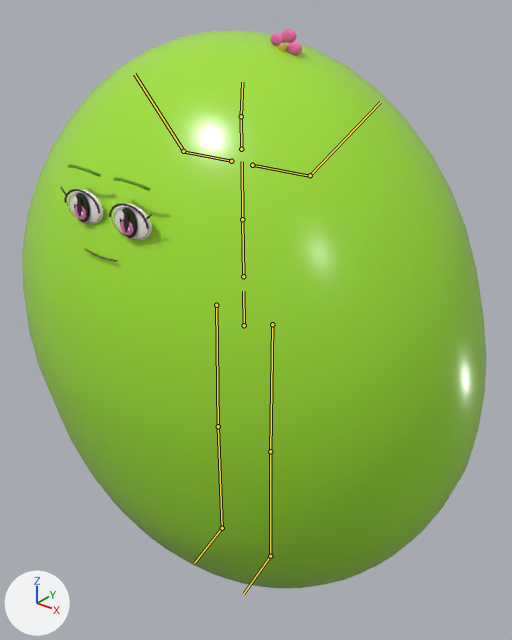
The glTF model output/anime-rigged-catalog-v3/sprout/model.glb: old version first, new version second.
Camera for both pictures: a 50 mm lens placed at (0.995, -1.198, 1.56), pointed at (0.013, 0.03, 0.799). Lighting does not change. The marker at lower left points along +X, +Y and +Z. The first picture is the older version. Both versions are drawn at frame 11 of the action 'level_up'; the numbers are the values there. The bones that change, and the others that lie on the model, are drawn over the model as lines.

Names of what the first picture shows: 'Sprout.SkinnedMesh'.
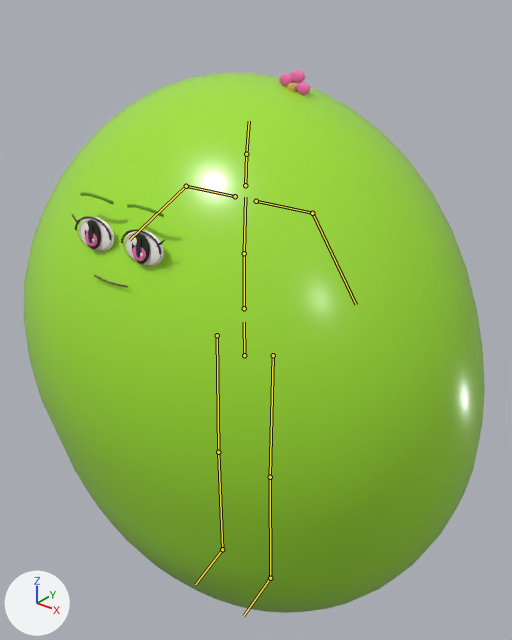
Changed parts and their boxes (x1, y1, x2, y2) in the pictures (512 x 640 px):
'Sprout.SkinnedMesh', posed: before (22, 29, 486, 588); after (24, 70, 485, 613)
bone 'hips', root to tip: before (244, 325) to (243, 291); after (244, 355) to (244, 322)
bone 'spine', root to tip: before (243, 276) to (242, 219); after (244, 308) to (244, 253)
bone 'chest', root to tip: before (242, 219) to (242, 161); after (244, 253) to (245, 197)
bone 'head', root to tip: before (241, 116) to (242, 82); after (246, 154) to (249, 121)

What changed in the scene script:
```text
Change bone_rig_object:
    where bone_rig_object = bpy.data.objects['Rig']  # the whole rig 'Rig'
    bone_rig_object.location: (0.0, 0.0, 0.0) -> (0.0, 0.0, -0.1)
Change bone_hips:
    where bone_hips = bpy.data.objects['Rig'].pose.bones['hips']
    bone_hips.location: (0.0, 0.0, 0.0) -> (0.0, 0.017, 0.0)
    bone_hips.rotation_quaternion: (1.0, 0.0, 0.0, 0.0) -> (1.0, 0.0, 0.014, 0.0)  # degrees (0, 0, 0) -> degrees (0, 2, 0)
Change bone_spine:
    where bone_spine = bpy.data.objects['Rig'].pose.bones['spine']  # child of 'hips'
    bone_spine.rotation_quaternion: (1.0, 0.006, 0.0, 0.0) -> (1.0, -0.007, 0.0, 0.0)  # degrees (1, 0, 0) -> degrees (-1, 0, 0)
Change bone_chest:
    where bone_chest = bpy.data.objects['Rig'].pose.bones['chest']  # child of 'spine'
    bone_chest.rotation_quaternion: (1.0, 0.0, 0.0, 0.0) -> (1.0, -0.019, 0.0, 0.0)  # degrees (0, 0, 0) -> degrees (-2, 0, 0)
Change bone_head:
    where bone_head = bpy.data.objects['Rig'].pose.bones['head']  # child of 'neck'
    bone_head.rotation_quaternion: (0.999, -0.03, 0.0, -0.014) -> (0.999, -0.041, 0.0, 0.0)  # degrees (-3, 0, -2) -> degrees (-5, 0, 0)
```
